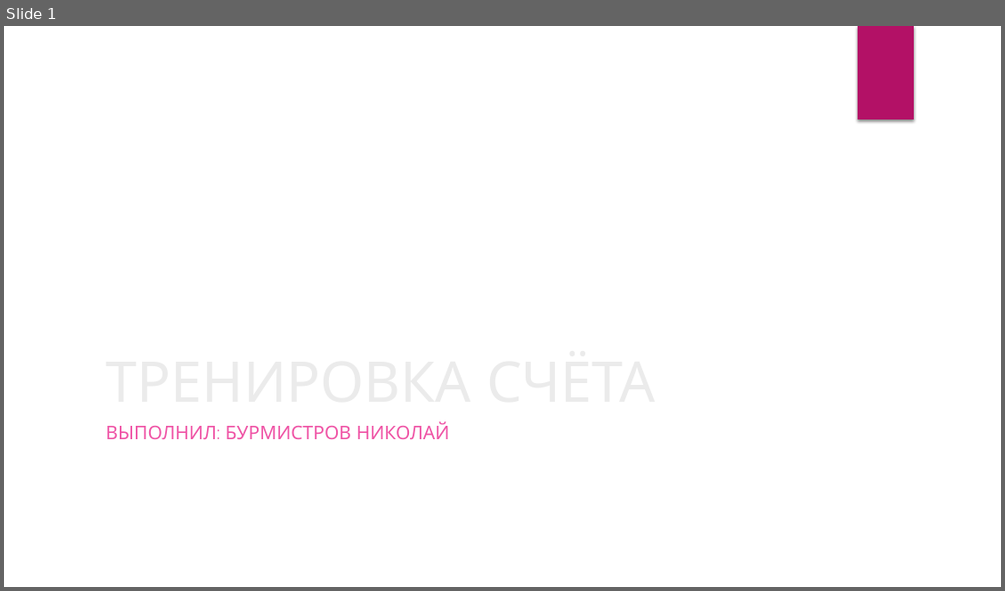
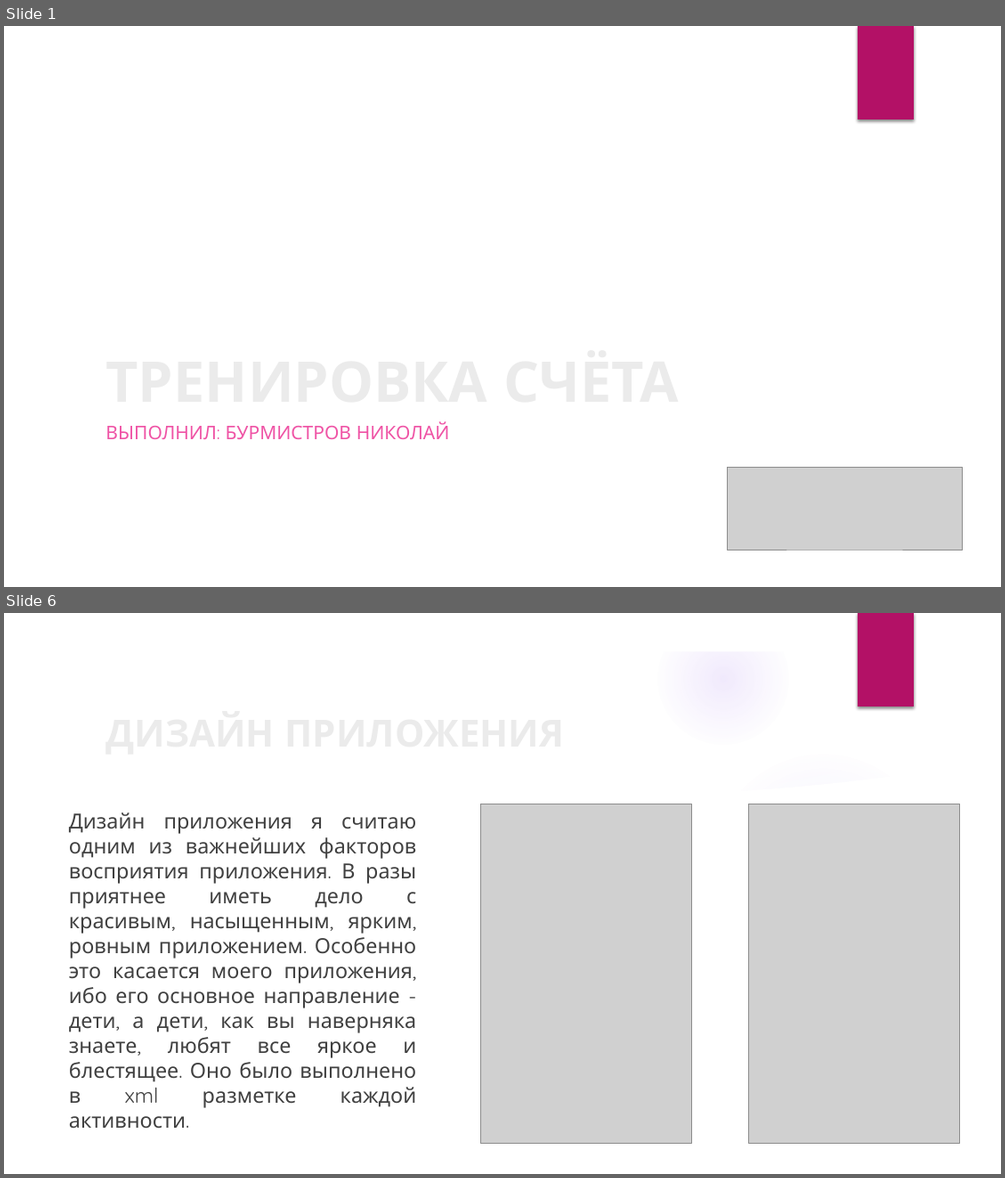
Before and after one commit to k0teykich/Project1, a slide deck: Тренировка счёта.pptx. Shown one above the other, each under a label of ours: slide 1 before the commit, slides 1 and 6 after it; the slides between them are not shown. The pictures are 1005x591 and 1005x1178 pixels, drawn with LibreOffice and Linux fonts; fonts in the diff are those of the drawing; grey boxes stand for pictures; background and template pictures are left out. Boxes give left, top, right and bottom in pixels: in the first picture for what was removed or moved away, otherwise in the second. Text is boxed around its words. In the diff, an @@ line names an element or a change of style, - is before the commit and + after.

```diff
--- a/Тренировка счёта.pptx
+++ b/Тренировка счёта.pptx
@@ slide 6 added at box(4, 613, 1001, 1174), background picture (left out); not listed: 1 template element that a slide beside it also shows @@
@@ group added at box(4, 613, 1001, 1174): 5 ellipses, 3 freeform shapes @@
@@ title added at box(69, 812, 292, 834), 36 pt, text #EBEBEB, bold @@
+ДИЗАЙН ПРИЛОЖЕНИЯ
@@ text added at box(69, 817, 417, 1127), 20 pt, text #404040 @@
+Дизайн приложения я считаю одним из важнейших факторов восприятия приложения. В разы приятнее иметь дело с красивым, насыщенным, ярким, ровным приложением. Особенно это касается моего приложения, ибо его основное направление - дети, а дети, как вы наверняка знаете, любят все яркое и блестящее. Оно было выполнено в xml разметке каждой активности.
@@ picture added at box(481, 804, 692, 1143) @@
@@ picture added at box(749, 803, 960, 1143) @@
@@ slide 1 changed as well @@
@@ title "ТРЕНИРОВКА СЧЁТА" at box(98, 198, 820, 417): bold on @@
@@ picture added at box(727, 467, 963, 549) @@
```
Also in this commit, not shown: 3 other slides changed, 2 other slides added, 1 slide removed, 11 other files.
